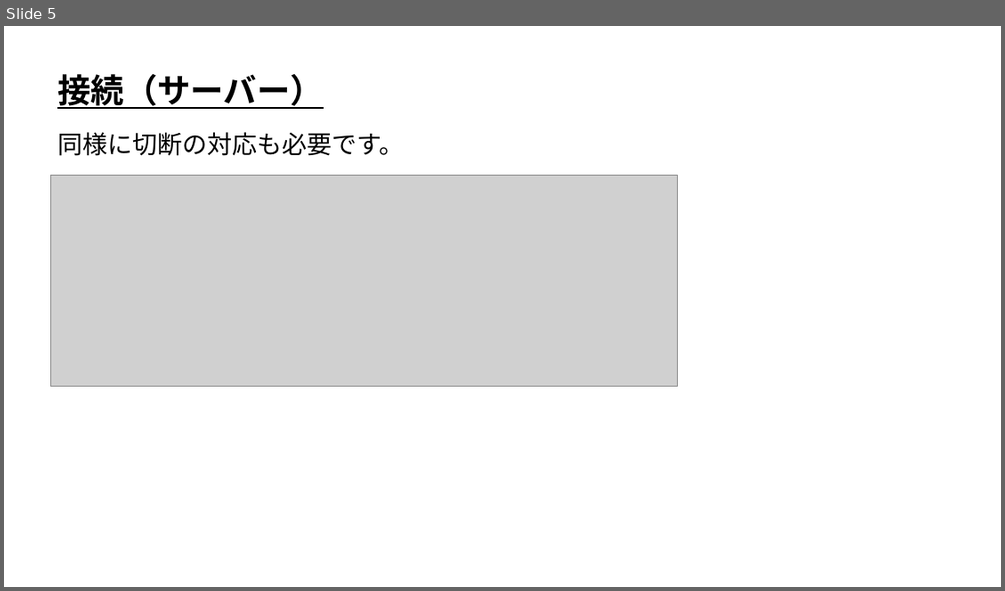
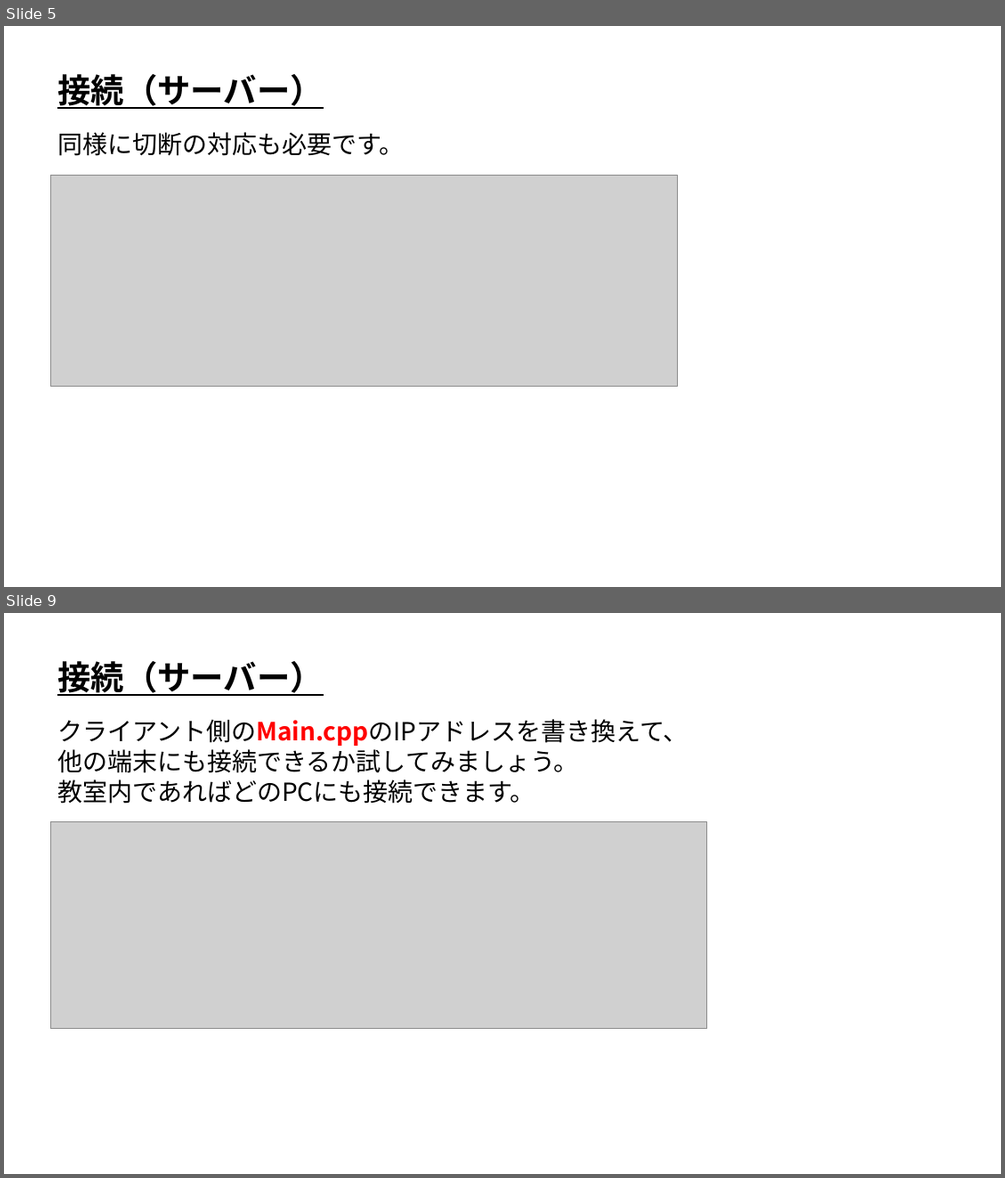
Before and after one commit to ArakiYusuke-Ohara/Textbook, a slide deck: ゲーム科3年/00_前期/オンラインゲームプログラミングⅠ/01_接続(サーバー).pptx. Shown one above the other, each under a label of ours: slide 5 before the commit, slides 5 and 9 after it; the slides between them are not shown. The pictures are 1005x591 and 1005x1178 pixels, drawn with LibreOffice and Linux fonts; fonts in the diff are those of the drawing; grey boxes stand for pictures. Boxes give left, top, right and bottom in pixels: in the first picture for what was removed or moved away, otherwise in the second. Text is boxed around its words. In the diff, an @@ line names an element or a change of style, - is before the commit and + after.

Commit message:
サーバー接続まで作成

```diff
--- a/ゲーム科3年/00_前期/オンラインゲームプログラミングⅠ/01_接続(サーバー).pptx
+++ b/ゲーム科3年/00_前期/オンラインゲームプログラミングⅠ/01_接続(サーバー).pptx
@@ slide 9 added at (4, 613, 1001, 1174), background #FFFFFF @@
@@ text added at (57, 661, 323, 696), 32 pt, text #000000, bold, underline @@
+接続（サーバー）
@@ text added at (57, 719, 688, 803), 24 pt, text #000000 @@
+クライアント側のMain.cppのIPアドレスを書き換えて、
+他の端末にも接続できるか試してみましょう。
+教室内であればどのPCにも接続できます。
@@ picture added at (50, 822, 706, 1029) @@
```
Also in this commit, not shown: 3 other slides added, 3 other files.
